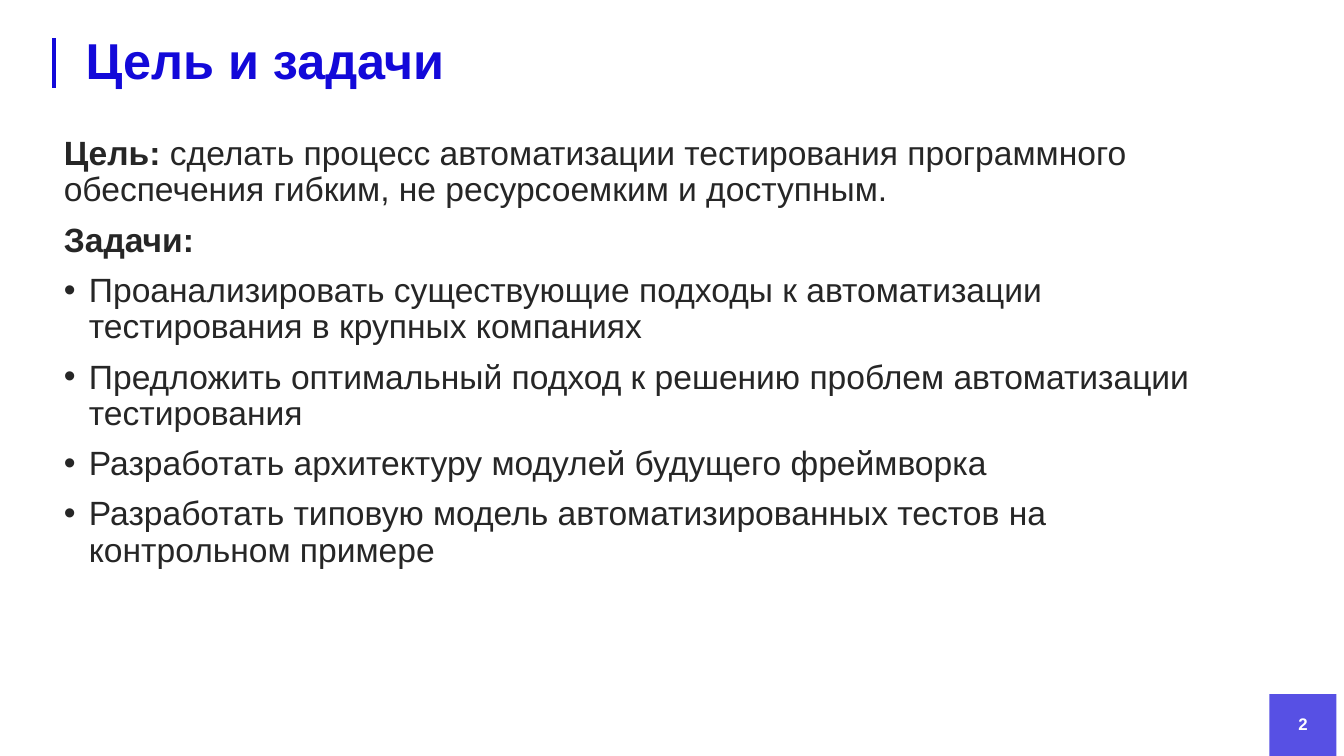
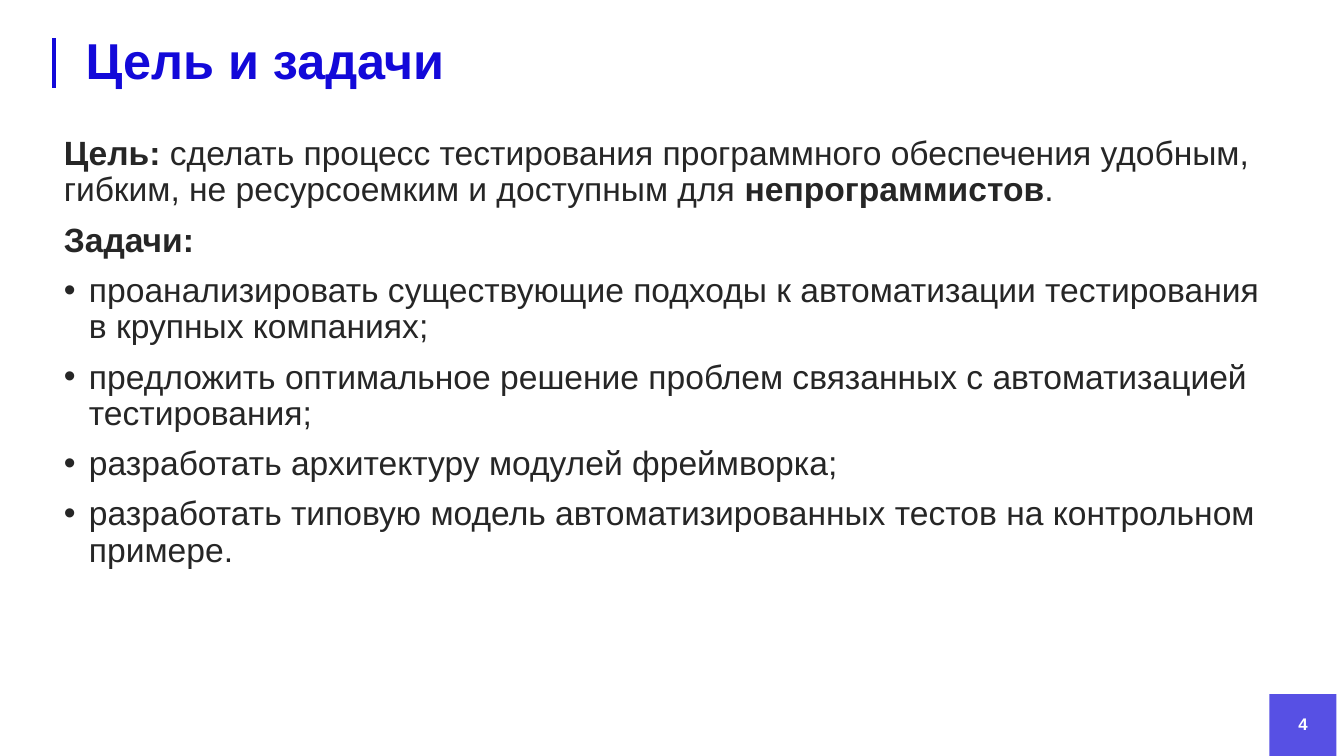
Before and after one commit to DanielRomanoff/practice, a slide deck: slide 4 of презентация.pptx (slide 2 before the commit). Drawn at 1344x756 pixels with LibreOffice and Linux fonts; fonts in the diff are those of the drawing; background and template pictures are left out. Boxes give left, top, right and bottom in pixels: in the first picture for what was removed or moved away, otherwise in the second. Text is boxed around its words. In the diff, an @@ line names an element or a change of style, - is before the commit and + after.

Commit message:
добавил архитектуру в презентацию, пушнул темп файл

```diff
--- a/презентация.pptx
+++ b/презентация.pptx
@@ text at box(64, 140, 1249, 208): text changed @@
-Цель: сделать процесс автоматизации тестирования программного обеспечения гибким, не ресурсоемким и доступным.
+Цель: сделать процесс тестирования программного обеспечения удобным, гибким, не ресурсоемким и доступным для непрограммистов.
@@ text at box(89, 284, 1259, 569): text changed @@
-• Проанализировать существующие подходы к автоматизации тестирования в крупных компаниях
-• Предложить оптимальный подход к решению проблем автоматизации тестирования
-• Разработать архитектуру модулей будущего фреймворка
-• Разработать типовую модель автоматизированных тестов на контрольном примере
+• проанализировать существующие подходы к автоматизации тестирования в крупных компаниях;
+• предложить оптимальное решение проблем связанных с автоматизацией тестирования;
+• разработать архитектуру модулей фреймворка;
+• разработать типовую модель автоматизированных тестов на контрольном примере.
@@ page number at box(1298, 718, 1307, 730): text changed @@
-2
+4
```
Also in this commit, not shown: 3 other slides changed, 4 slides added, 5 slides removed, 2 other files.
